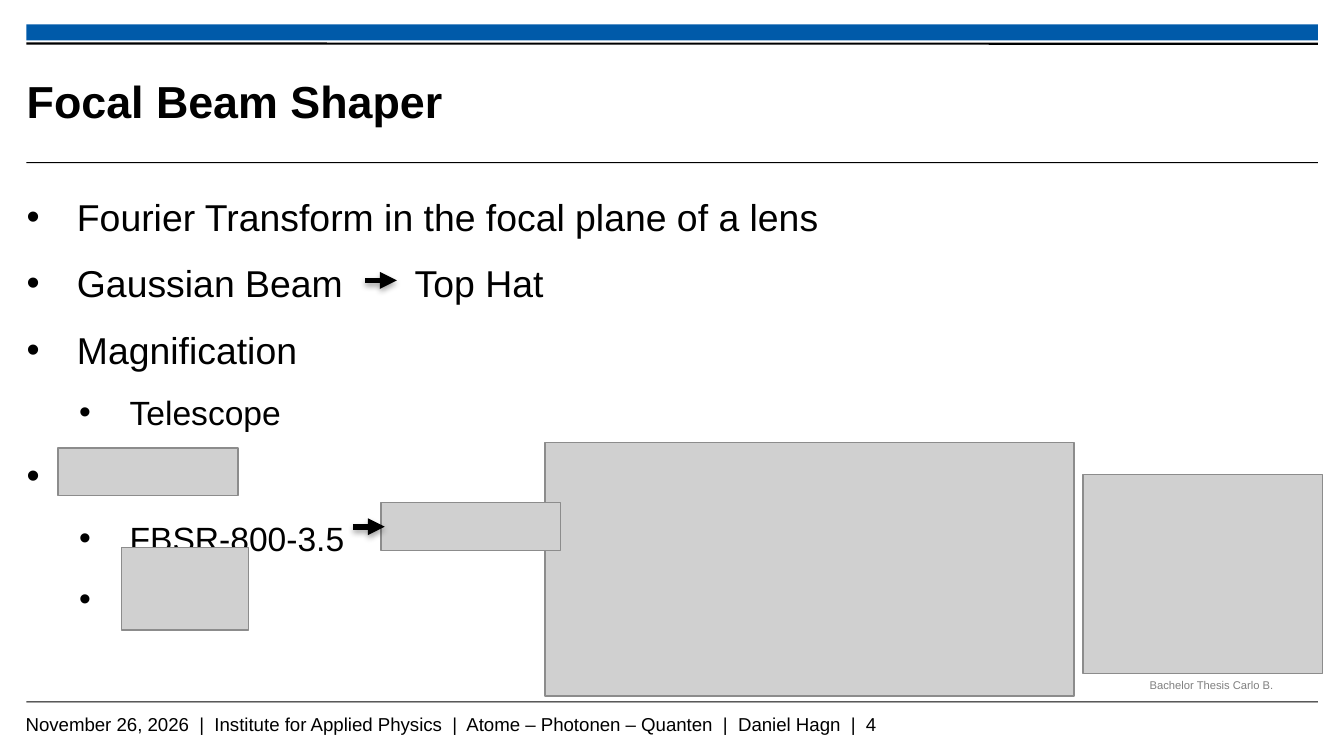
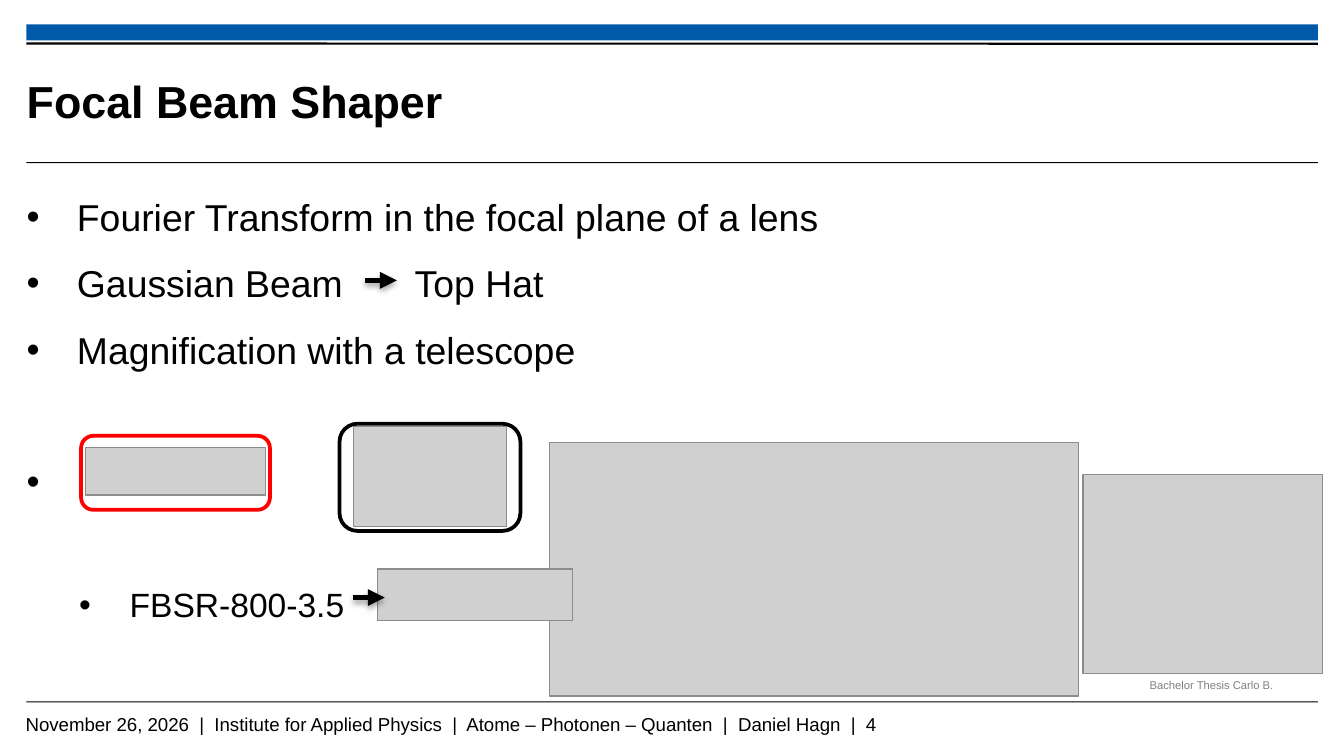
Before and after one commit to Daniel-Hagn-physik/Masterthesis_Backup, a slide deck: slide 4 of Hagn_Daniel_Mastervortrag.pptx. Drawn at 1344x756 pixels with LibreOffice and Linux fonts; fonts in the diff are those of the drawing; grey boxes stand for pictures; background and template pictures are left out. Boxes give left, top, right and bottom in pixels: in the first picture for what was removed or moved away, otherwise in the second. Text is boxed around its words. In the diff, an @@ line names an element or a change of style, - is before the commit and + after.

```diff
--- a/Hagn_Daniel_Mastervortrag.pptx
+++ b/Hagn_Daniel_Mastervortrag.pptx
@@ text at [77, 337, 575, 371]: text changed @@
-• Magnification
-    • Telescope
+• Magnification with a telescope
@@ rounded rectangle added at [81, 435, 270, 509], fill #FFFFFF, outline #FF0000 2 pt @@
@@ picture: place and size @@
-picture at [58, 448, 238, 495]
+picture at [86, 448, 266, 495]
@@ rounded rectangle added at [340, 423, 521, 531], fill #FFFFFF, outline #000000 2 pt @@
@@ picture: place and size @@
-picture at [122, 547, 249, 630]
+picture at [353, 426, 507, 527]
@@ picture: place and size @@
-picture at [546, 442, 1075, 696]
+picture at [550, 442, 1079, 696]
@@ picture: place and size @@
-picture at [380, 503, 560, 551]
+picture at [378, 569, 573, 621]
@@ arrow moved from (353, 527) - (384, 527) to (353, 598) - (384, 598) @@
```
Also in this commit, not shown: 7 other slides changed, 3 slides added.
